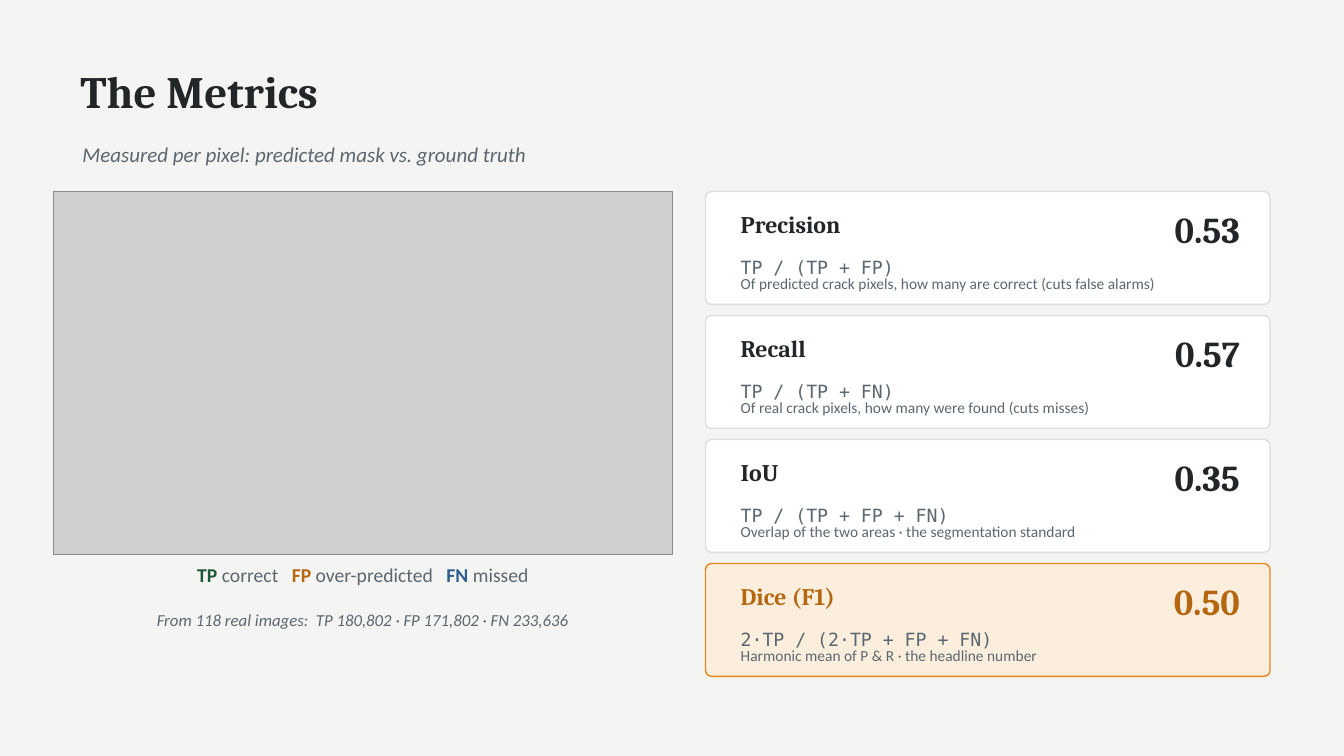
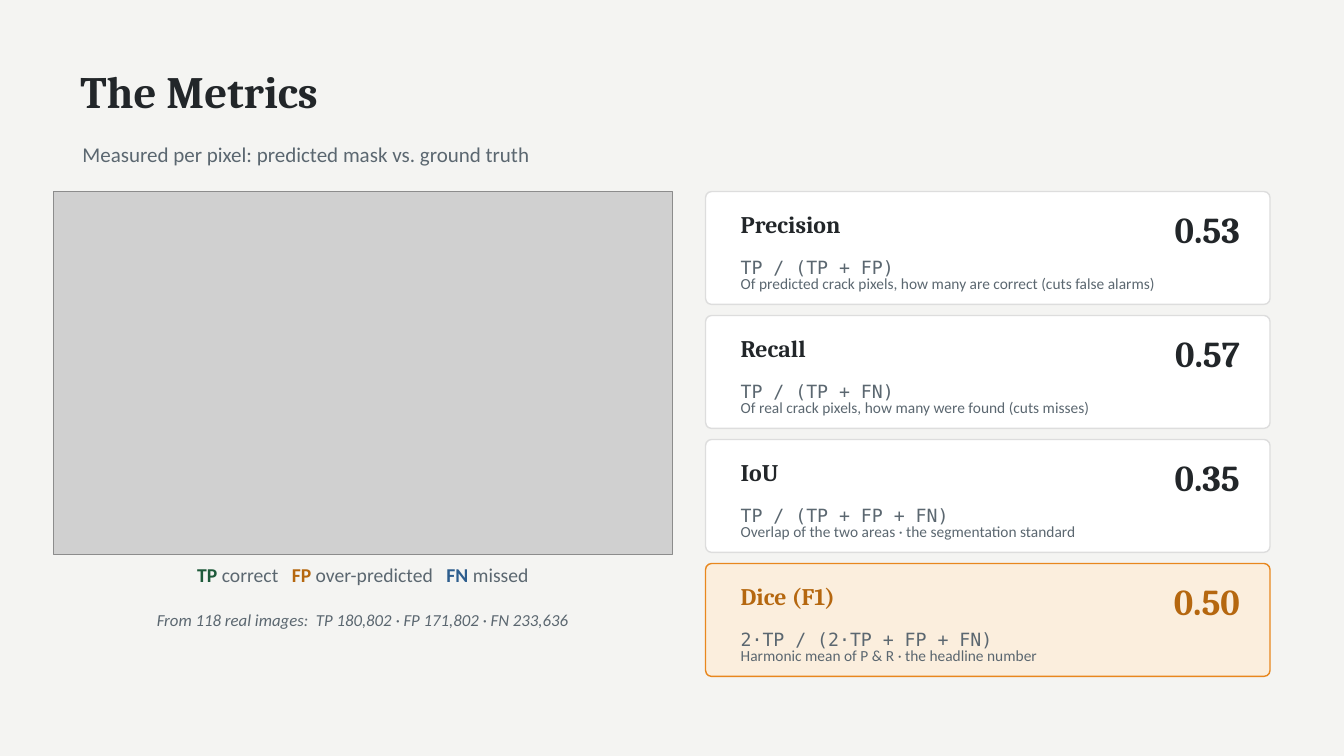
Before and after one commit to petanquex/miniproject-image-processing-concrete-crack-detection, a slide deck: slide 7 of docs/Concrete Crack Detection - Presentation (EN).pptx. Drawn at 1344x756 pixels with LibreOffice and Linux fonts; fonts in the diff are those of the drawing; grey boxes stand for pictures. Boxes give left, top, right and bottom in pixels: in the first picture for what was removed or moved away, otherwise in the second. Text is boxed around its words. In the diff, an @@ line names an element or a change of style, - is before the commit and + after.

```diff
--- a/docs/Concrete Crack Detection - Presentation (EN).pptx
+++ b/docs/Concrete Crack Detection - Presentation (EN).pptx
@@ text "Measured per pixel: predicted mask ..." at <box>82,147,529,166</box>: italic off @@
```
Also in this commit, not shown: 10 other slides changed, 1 slide added, 1 slide removed, 12 other files.
